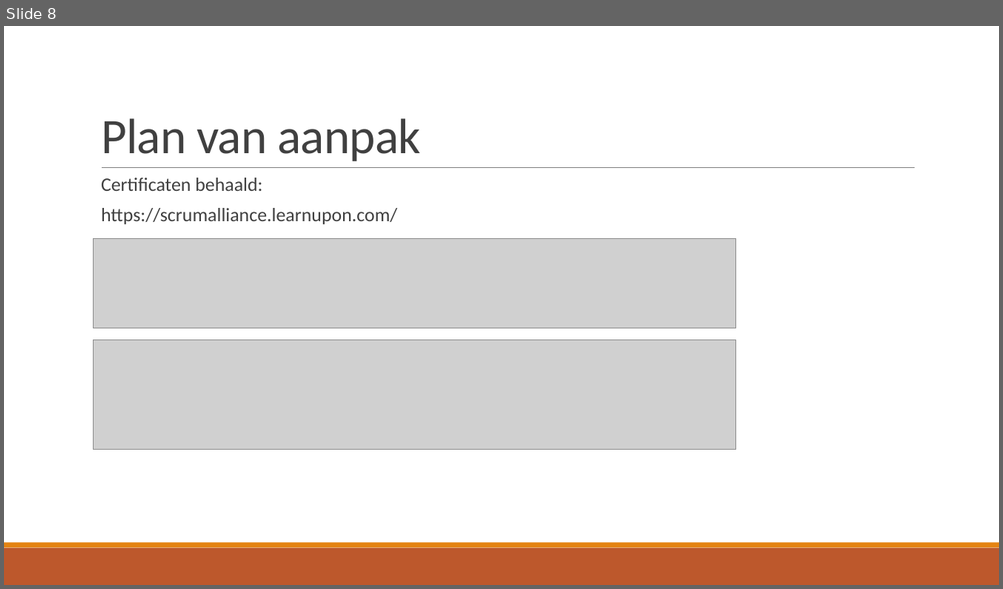
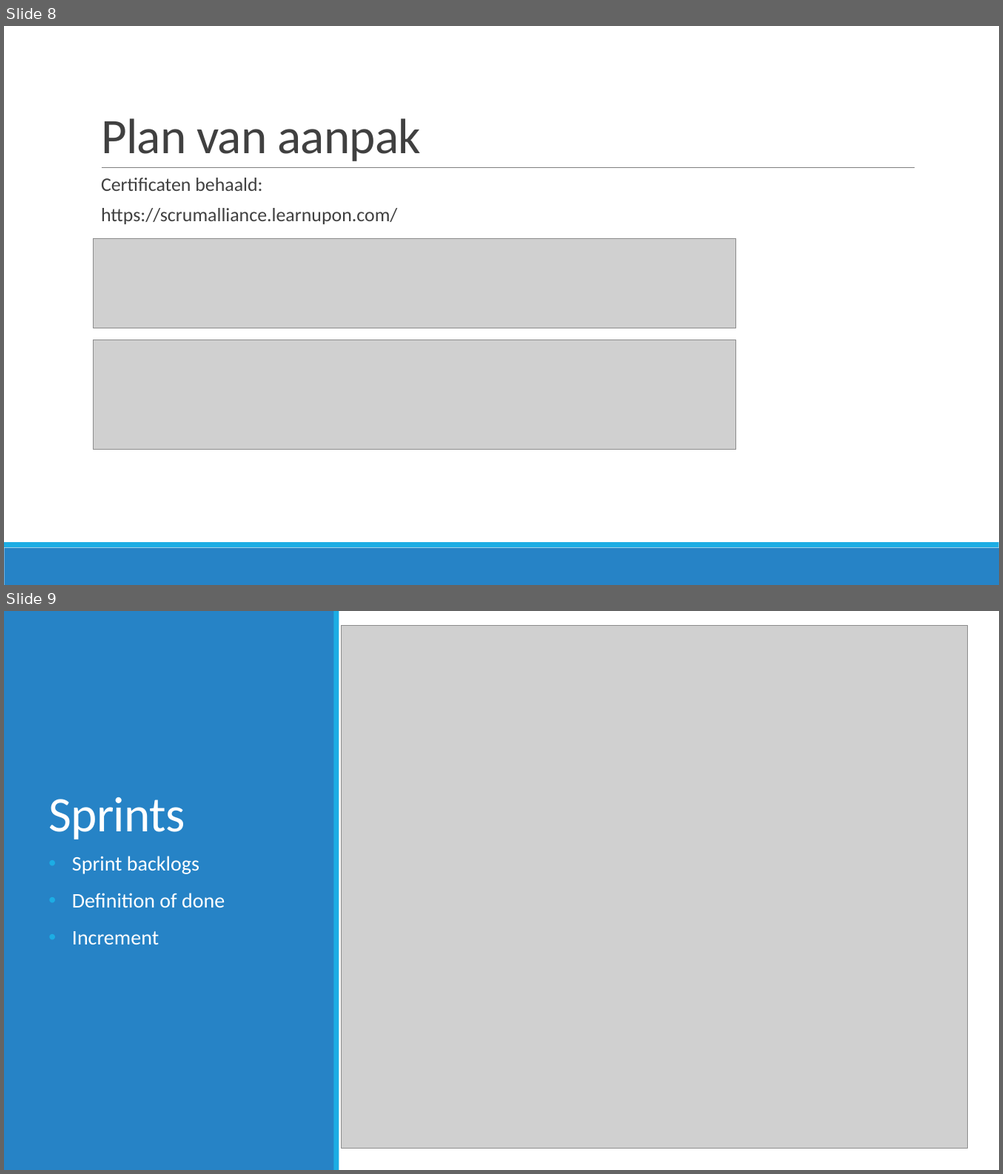
Before and after one commit to JouriTas/Projectwerk-IT-project, a slide deck: Scrum Artifacts/Sprint5/IT-Projectwerk 2022.pptx. Shown one above the other, each under a label of ours: slide 8 before the commit, slides 8 and 9 after it. The pictures are 1003x589 and 1003x1174 pixels, drawn with LibreOffice and Linux fonts; fonts in the diff are those of the drawing; grey boxes stand for pictures. Boxes give left, top, right and bottom in pixels: in the first picture for what was removed or moved away, otherwise in the second. Text is boxed around its words. In the diff, an @@ line names an element or a change of style, - is before the commit and + after.

Commit message:
powerpoint met screenshots en andere opmaak

```diff
--- a/Scrum Artifacts/Sprint5/IT-Projectwerk 2022.pptx
+++ b/Scrum Artifacts/Sprint5/IT-Projectwerk 2022.pptx
@@ slide 9 added at <box>4,611,999,1170</box>, background #FFFFFF @@
@@ rectangle added at <box>4,611,335,1170</box>, fill #2683C6 @@
@@ rectangle added at <box>334,611,339,1170</box>, fill #1CADE4 @@
@@ picture added at <box>341,625,968,1148</box> @@
@@ title added at <box>48,797,185,840</box>, 48 pt, text #FFFFFF @@
+Sprints
@@ text added at <box>72,856,225,945</box>, 20 pt, text #FFFFFF @@
+• Sprint backlogs
+• Definition of done
+• Increment
@@ slide 8 changed as well @@
@@ rectangle at <box>4,548,999,585</box>: fill #BD582C to #2683C6 @@
@@ rectangle at <box>4,543,999,548</box>: fill #E48312 to #1CADE4 @@
```
Also in this commit, not shown: 11 other slides changed, 2 other slides added.
